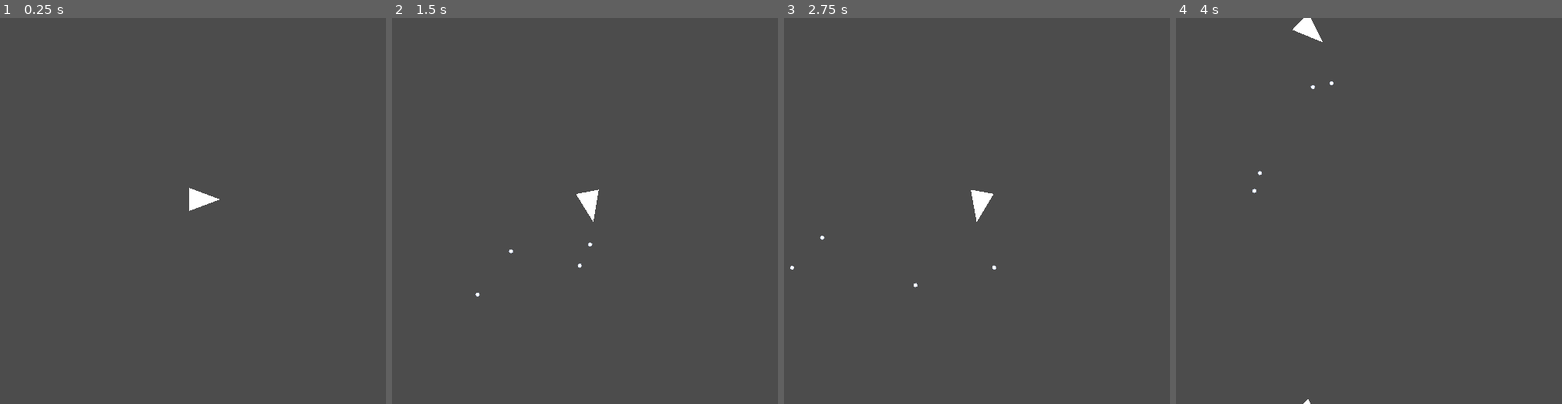
Above: before the commit, frames 1-4 (left to right).
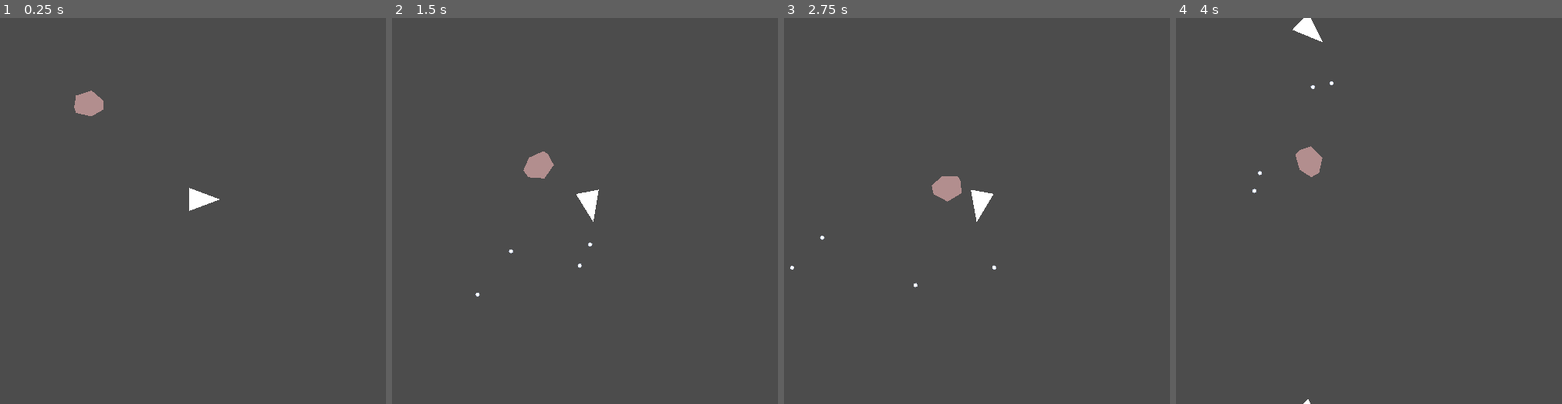
Above: after the commit, the same moments.

Repository: leddkire/godot-asteroids
Game: Godot game, scene res://Main.tscn
Two runs of this game, one before a commit and one after it. Both use one fixed random seed, a clock stepped at 60 frames per second and the inputs below.
Inputs (mouse positions are in pixels of both pictures, inside the frame that each line leads up to):
- Up to frame 1 (0.25 s): no input
- Up to frame 2 (1.5 s): move the mouse to (669, 191) at 0.52 s; hold Right (move_right) 0.53-1.28 s; tap Space (shoot_projectile) at 0.6, 1.35 s; click (669, 191) at 0.67 s; move the mouse to (507, 230) at 1.27 s; hold Left (move_left) from 1.28 s (still down)
- Up to frame 3 (2.75 s): move the mouse to (1015, 126) at 2.02 s; release Left (move_left) at 2.03 s; hold Right (move_right) from 2.03 s (still down); tap Space (shoot_projectile) at 2.1 s
- Up to frame 4 (4 s): move the mouse to (1349, 288) at 2.77 s; release Right (move_right) at 2.78 s; hold Up (move_up) 2.78-3.53 s; tap Space (shoot_projectile) at 2.85, 3.6 s; click (1349, 288) at 2.92 s; move the mouse to (1484, 268) at 3.52 s; hold Left (move_left) from 3.53 s (still down)

The runs differ from the first frame. In frame 1, 0.4% of the frame differs, in the area x 19-27%, y 18-26%; in frame 2, 0.4%, in the area x 34-42%, y 34-42%; in frame 3, 0.4%; in frame 4, 0.4%.

Commit message:
Implement spawn of one asteroid on screen

Diff:
--- a/Main.gd
+++ b/Main.gd
@@ -11,16 +11,25 @@
     var ships : Array = get_tree().get_nodes_in_group("ships")
     assert(ships.size() == 1)
     var central_ship = ships.front()
-    ships = generate_ships()
+    ships = generate_screen_wrap_objects(shipScene, ships_to_generate)
     entity_screen_wrap_rule = load("res://rules/screen_wrap/EntityScreenWrapRule.gd").new()
     entity_screen_wrap_rule.reposition_around(central_ship,ships)
     shipEdgePositionController = load("res://ShipEdgePositionController/ShipEdgePositionController.gd").new(edges,entity_screen_wrap_rule)
     add_child(shipEdgePositionController)
+    spawn_asteroids(entity_screen_wrap_rule)
 
-func generate_ships():
-    var ships = []
-    for i in range(ships_to_generate):
-        var ship = shipScene.instance()
-        add_child(ship)
-        ships.push_front(ship)
-    return ships
+func spawn_asteroids(entity_screen_wrap_rule):
+    var asteroid_scene = load("res://asteroids/Asteroid.tscn")
+    var center_asteroid = asteroid_scene.instance()
+    center_asteroid.position = Vector2(100,100) # Position should be random
+    add_child(center_asteroid)
+    var surrounding_asteroids = generate_screen_wrap_objects(asteroid_scene, 8)
+    entity_screen_wrap_rule.reposition_around(center_asteroid, surrounding_asteroids)
+
+func generate_screen_wrap_objects(scene, amount_to_instance):
+    var objects = []
+    for _i in amount_to_instance:
+        var object = scene.instance()
+        add_child(object)
+        objects.push_front(object)
+    return objects
--- /dev/null
+++ b/asteroids/Asteroid.tscn
@@ -0,0 +1,27 @@
+[gd_scene format=2]
+
+[node name="Asteroid" type="Node2D"]
+__meta__ = {
+"_edit_lock_": true
+}
+
+[node name="RigidBody2D" type="RigidBody2D" parent="."]
+gravity_scale = 0.0
+linear_velocity = Vector2( 60, 60 )
+linear_damp = 0.0
+angular_velocity = 2.0
+angular_damp = 0.0
+__meta__ = {
+"_edit_lock_": true
+}
+
+[node name="CollisionPolygon2D" type="CollisionPolygon2D" parent="RigidBody2D"]
+polygon = PoolVector2Array( -15, 10, -20, -5, -5, -20, 15, -15, 20, -5, 10, 10, -10, 15 )
+__meta__ = {
+"_edit_lock_": true
+}
+
+[node name="Polygon2D" type="Polygon2D" parent="RigidBody2D"]
+scale = Vector2( 4.30614, 4.54412 )
+color = Color( 0.698039, 0.556863, 0.556863, 1 )
+polygon = PoolVector2Array( -2.32227, 3.30097, 2.32227, 2.20065, 4.64453, -1.10032, 3.4834, -3.30097, -1.16113, -4.40129, -4.64453, -1.10032, -3.4834, 2.20065 )
